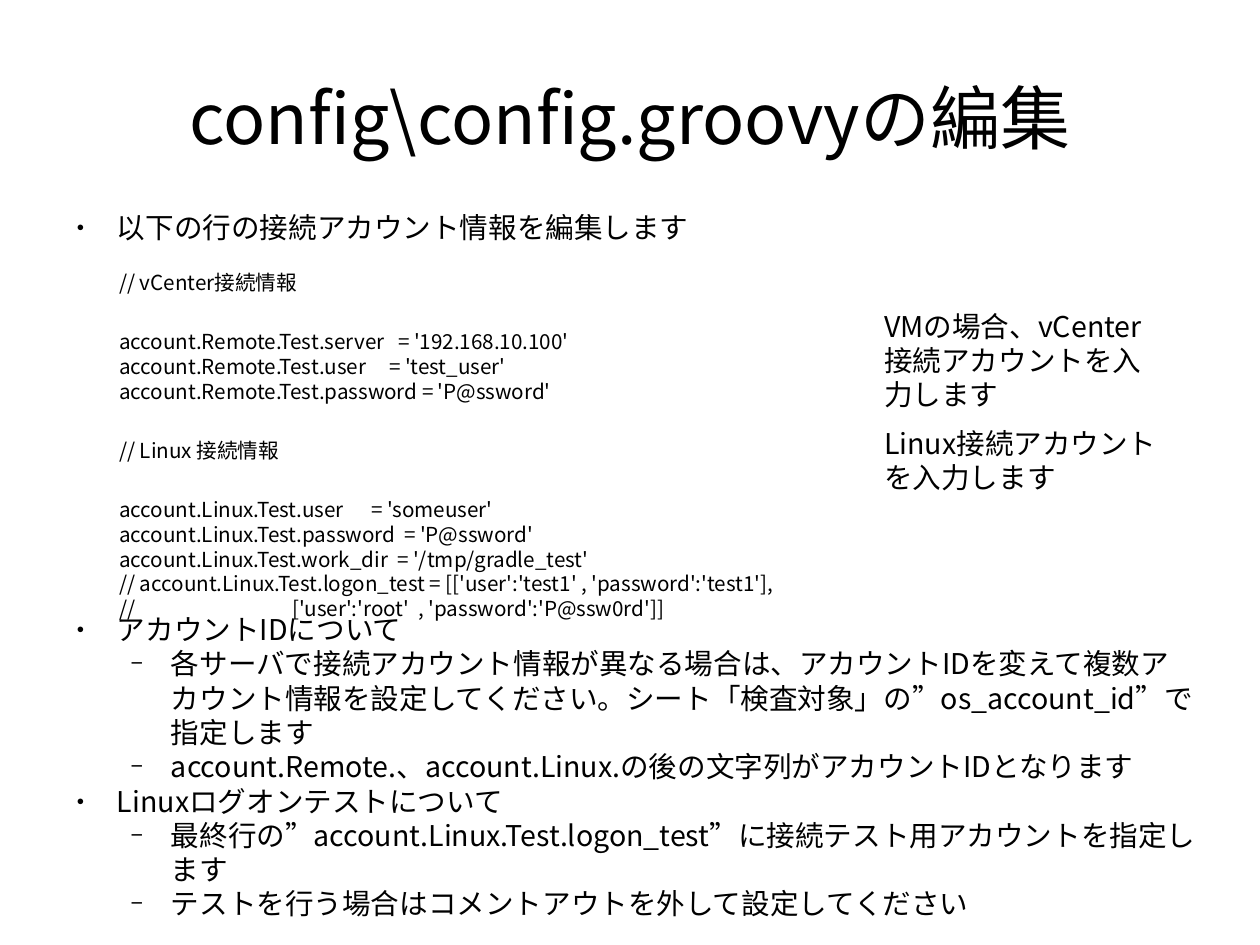
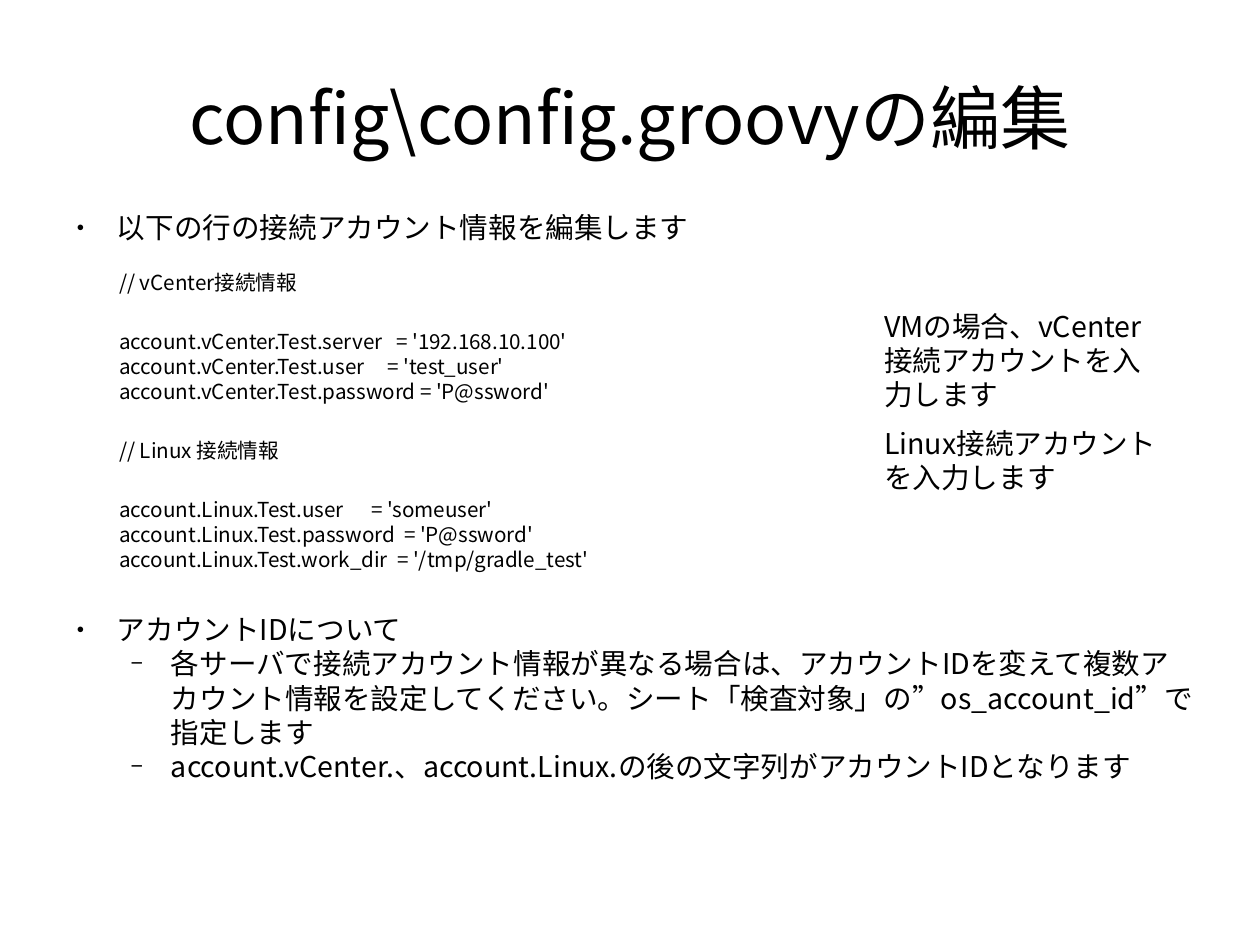
Before and after one commit to frsw3nr/gradle-server-acceptance, a slide deck: slide 24 of docs/jp/tutorial_test_pc.pptx (slide 26 before the commit). Drawn at 1260x945 pixels with LibreOffice and Linux fonts; fonts in the diff are those of the drawing. Boxes give left, top, right and bottom in pixels: in the first picture for what was removed or moved away, otherwise in the second. Text is boxed around its words. In the diff, an @@ line names an element or a change of style, - is before the commit and + after.

```diff
--- a/docs/jp/tutorial_test_pc.pptx
+++ b/docs/jp/tutorial_test_pc.pptx
@@ text at <box>119,333,566,404</box>: text changed @@
-account.Remote.Test.server = '192.168.10.100'
-account.Remote.Test.user = 'test_user'
-account.Remote.Test.password = 'P@ssword'
+account.vCenter.Test.server = '192.168.10.100'
+account.vCenter.Test.user = 'test_user'
+account.vCenter.Test.password = 'P@ssword'
@@ text at <box>140,571,773,596</box>: paragraphs removed @@
-// account.Linux.Test.logon_test = [['user':'test1' , 'password':'test1'],
-// ['user':'root' , 'password':'P@ssw0rd']]
@@ text at <box>171,753,1131,780</box>: text changed @@
-  − account.Remote.、account.Linux.の後の文字列がアカウントIDとなります
-● Linuxログオンテストについて
-  − 最終行の”account.Linux.Test.logon_test”に接続テスト用アカウントを指定します
-  − テストを行う場合はコメントアウトを外して設定してください
+  − account.vCenter.、account.Linux.の後の文字列がアカウントIDとなります
```
Also in this commit, not shown: 19 other slides changed, 4 slides added, 5 slides removed, 17 other files.
